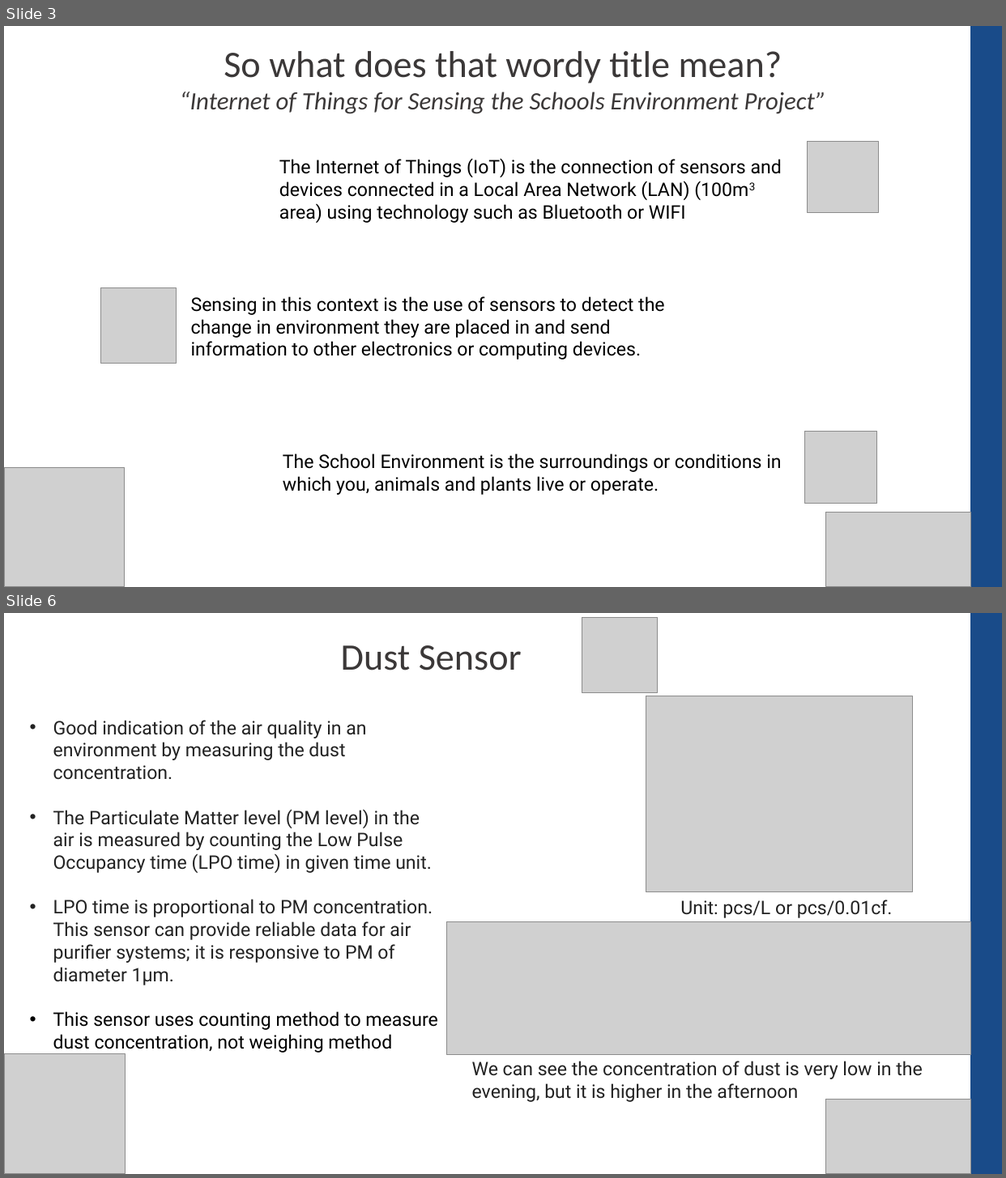
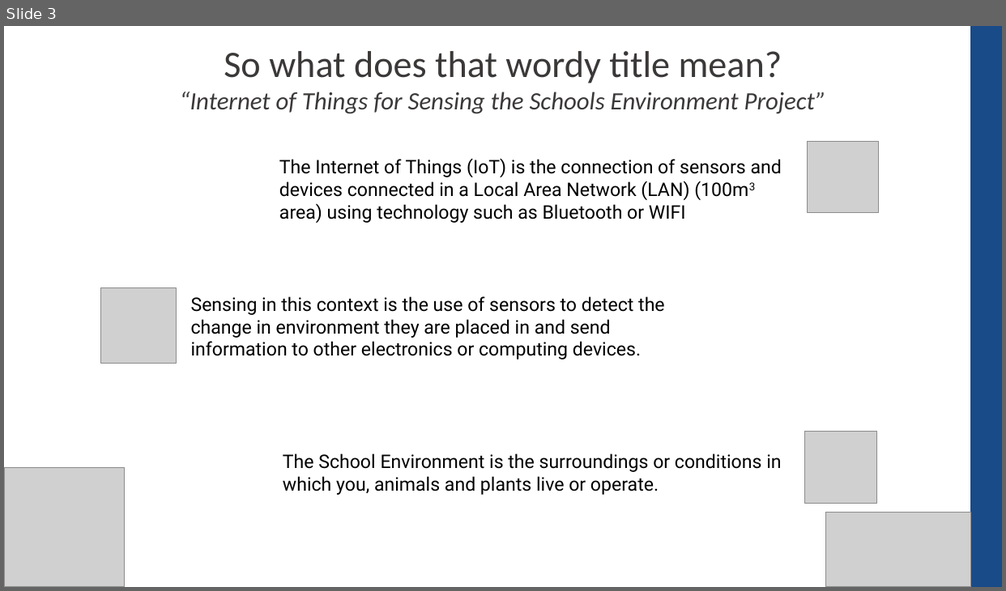
Before and after one commit to CompEng0001/IoT-and-Our-Schools-Environments-for-Education, a slide deck: Lessons/Introduction.pptx. Shown one above the other, each under a label of ours: slides 3 and 6 before the commit, slide 3 after it; the slides between them are not shown. The pictures are 1006x1178 and 1006x591 pixels, drawn with LibreOffice and Linux fonts; fonts in the diff are those of the drawing; grey boxes stand for pictures. Boxes give left, top, right and bottom in pixels: in the first picture for what was removed or moved away, otherwise in the second. Text is boxed around its words. In the diff, an @@ line names an element or a change of style, - is before the commit and + after.

Commit message:
New powerpoints
Updated Introduction and added Sensors 101

```diff
--- a/Lessons/Introduction.pptx
+++ b/Lessons/Introduction.pptx
@@ slide 6 removed at (4,613,1002,1174), background #FFFFFF @@
@@ picture removed at (582,618,658,693) @@
@@ rectangle removed at (971,613,1002,1174) @@
@@ text removed at (341,645,522,671) @@
-Dust Sensor
@@ picture removed at (646,696,912,893) @@
@@ text removed at (53,720,438,1053) @@
-• Good indication of the air quality in an environment by measuring the dust concentration.
-• The Particulate Matter level (PM level) in the air is measured by counting the Low Pulse Occupancy time (LPO time) in given time unit.
-• LPO time is proportional to PM concentration. This sensor can provide reliable data for air purifier systems; it is responsive to PM of diameter 1μm.
-• This sensor uses counting method to measure dust concentration, not weighing method
@@ text removed at (680,900,893,918) @@
-Unit: pcs/L or pcs/0.01cf.
@@ picture removed at (447,922,971,1054) @@
@@ picture removed at (5,1054,126,1174) @@
@@ text removed at (472,1061,923,1102) @@
-We can see the concentration of dust is very low in the evening, but it is higher in the afternoon
@@ picture removed at (826,1100,971,1174) @@
```
Also in this commit, not shown: 1 slide changed, 1 slide added, 5 other slides removed, 1 other file.
